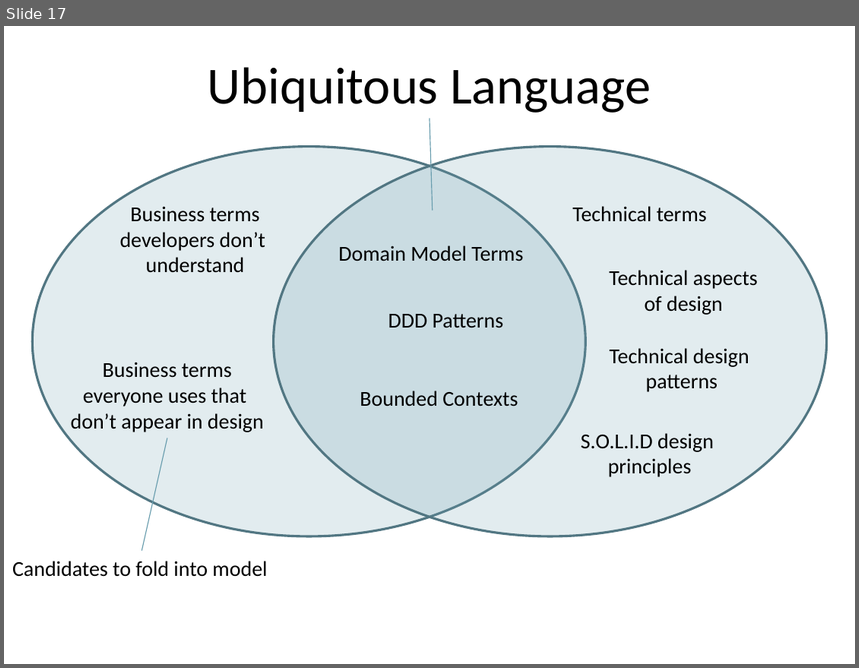
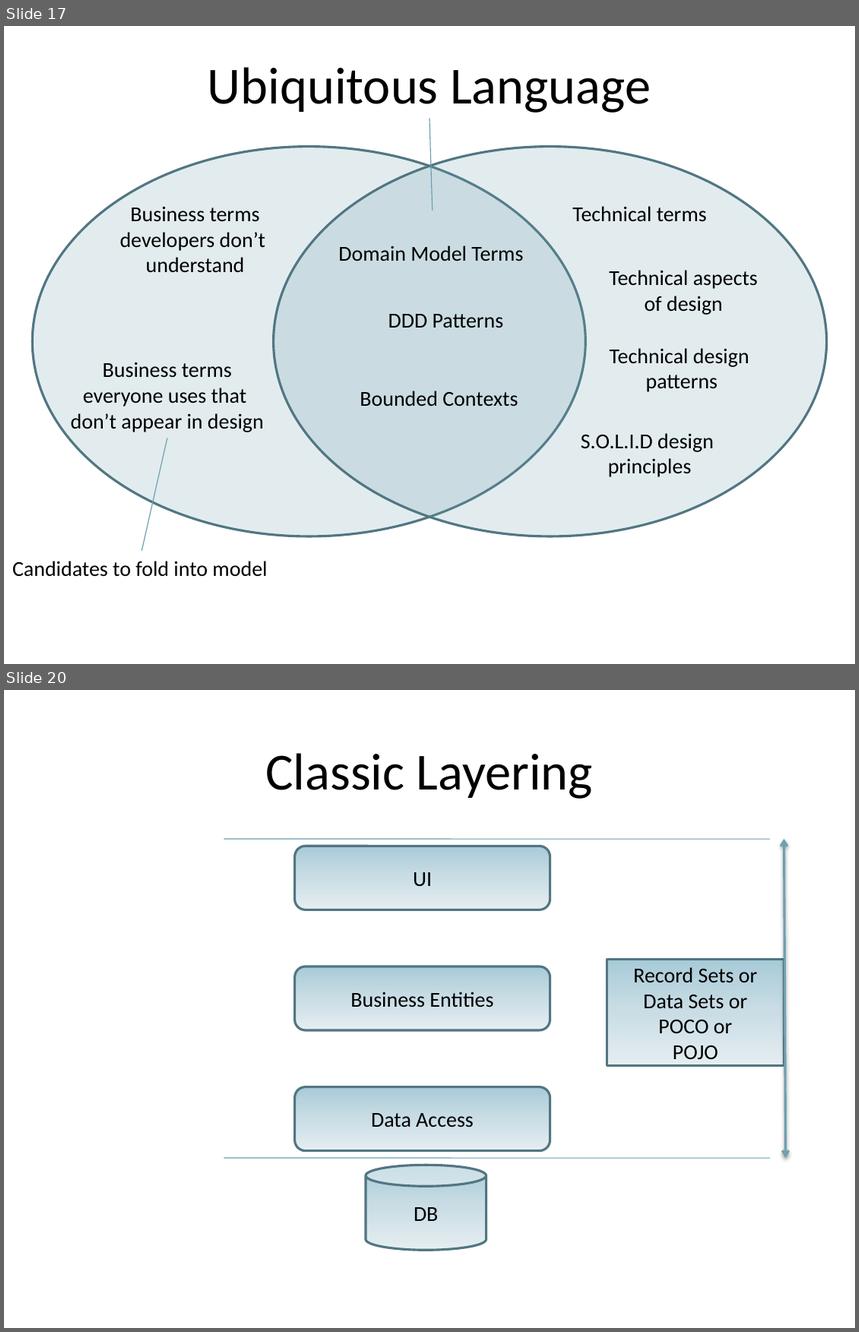
Before and after one commit to arturtv/dddpresentation, a slide deck: Domain-DrivenDesign.A.Trosin.pptx. Shown one above the other, each under a label of ours: slide 17 before the commit, slides 17 and 20 after it; the slides between them are not shown. The pictures are 859x668 and 859x1332 pixels, drawn with LibreOffice and Linux fonts; fonts in the diff are those of the drawing. Boxes give left, top, right and bottom in pixels: in the first picture for what was removed or moved away, otherwise in the second. Text is boxed around its words. In the diff, an @@ line names an element or a change of style, - is before the commit and + after.

```diff
--- a/Domain-DrivenDesign.A.Trosin.pptx
+++ b/Domain-DrivenDesign.A.Trosin.pptx
@@ slide 20 added at [4, 690, 855, 1328], background #FFFFFF @@
@@ title added at [265, 753, 593, 799], 44 pt, text #000000 @@
+Classic Layering
@@ line added from (224, 839) to (770, 839), #6A9DAE 0.75 pt @@
@@ rounded rectangle added at [295, 846, 550, 910], fill gradient #A9CBD8 to #CADEE6 to #E5EEF2, outline #517682 2 pt, 18 pt, text #000000 @@
+UI
@@ double arrow added from (785, 839) to (785, 1158), #6EA0B0 2 pt @@
@@ rectangle added at [607, 960, 784, 1066], fill gradient #A9CBD8 to #CADEE6 to #E5EEF2, outline #517682 2 pt, 18 pt, text #000000 @@
+Record Sets or
+Data Sets or
+POCO or
+POJO
@@ rounded rectangle added at [295, 967, 550, 1030], fill gradient #A9CBD8 to #CADEE6 to #E5EEF2, outline #517682 2 pt, 18 pt, text #000000 @@
+Business Entities
@@ rounded rectangle added at [295, 1087, 550, 1151], fill gradient #A9CBD8 to #CADEE6 to #E5EEF2, outline #517682 2 pt, 18 pt, text #000000 @@
+Data Access
@@ line added from (224, 1158) to (770, 1158), #6A9DAE 0.75 pt @@
@@ cylinder added at [366, 1165, 487, 1250], fill gradient #A9CBD8 to #CADEE6 to #E5EEF2, outline #517682 2 pt, 18 pt, text #000000 @@
+DB
```
Also in this commit, not shown: 2 slides changed, 5 other slides added, 3 slides removed.
